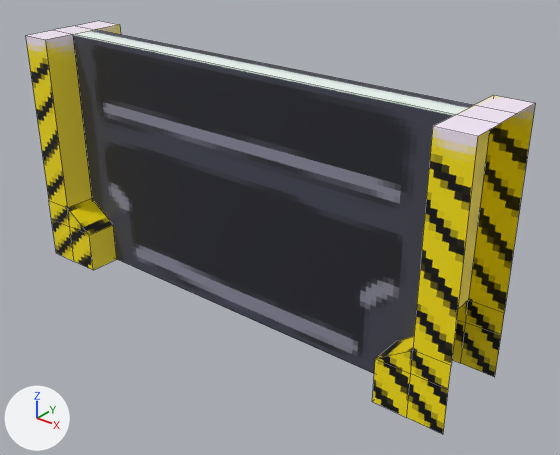
An edit to the Blender file Assets/Models/Door.blend, drawn before and after from the same camera.
Both versions are drawn from a 50 mm camera at (2.71, -3.05, 2.51) aimed at (0.21, 0.06, 0.58). Arrows for +X, +Y and +Z are at lower left; the lights stay in place. Mesh edges are drawn as thin lines.

Objects in the first picture: 'Base', 'Door'.
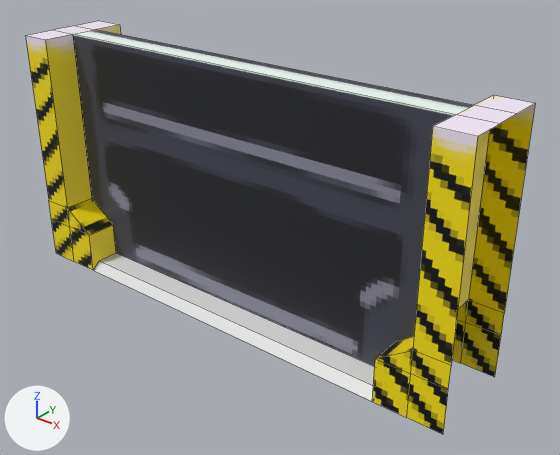
Edits to the bpy script that builds the scene:
```text
Add me_cube:
    me_cube.from_pydata([(-1.1, -0.29, 0.0), (-1.1, -0.23, 0.05), (-1.1, 0.29, 0.0), (-1.1, 0.23, 0.05), (1.1, -0.29, 0.0), (1.1, -0.23, 0.05), (1.1, 0.29, 0.0), (1.1, 0.23, 0.05), (1.1, -0.09, 0.0), (1.1, 0.09, 0.0), (-1.1, -0.09, 0.05), (-1.1, 0.09, 0.05), (-1.1, 0.09, 0.0), (-1.1, -0.09, 0.0), (1.1, 0.09, 0.05), (1.1, -0.09, 0.05)], [], [(2, 3, 7, 6), (4, 5, 1, 0), (15, 10, 1, 5), (7, 3, 11, 14), (10, 15, 8, 13), (14, 11, 12, 9)])
Add ob_guard:
    ob_guard = bpy.data.objects.new('Guard', me_cube)
    ob_guard.location = (0.0, 0.0, 0.0)
```

Where the change shows, as pixel boxes [x1, y1, x2, y2] in the pictures (560 x 455 px):
'Guard', added
    after: [94, 253, 375, 401]
